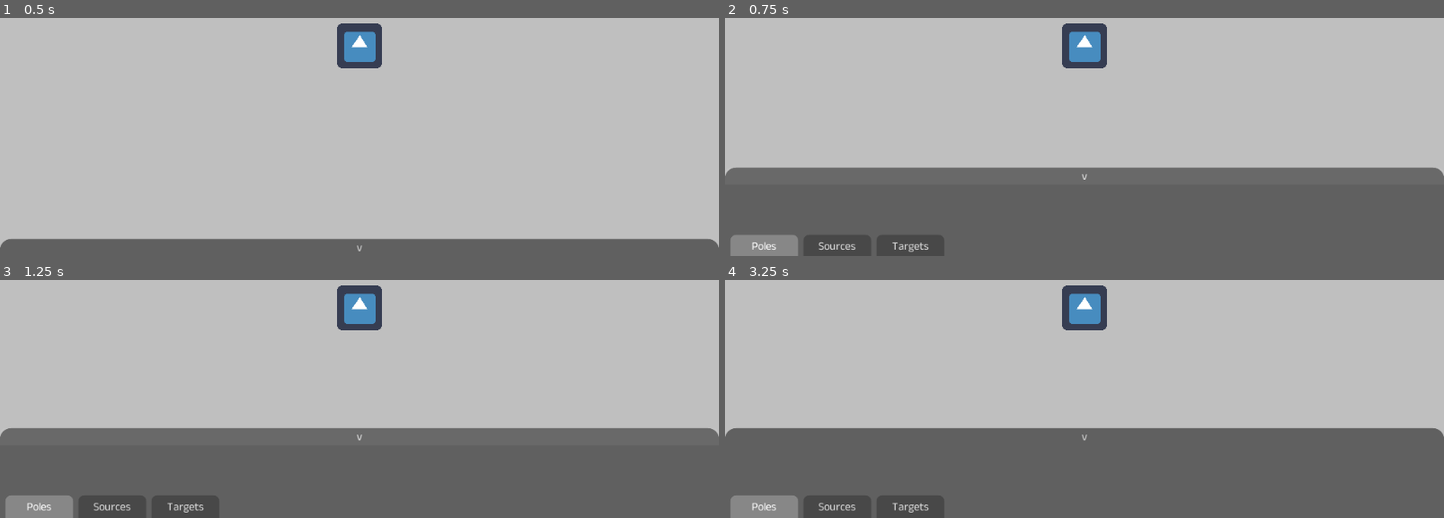
Above: before the commit, frames 1-4 (two rows, left to right).
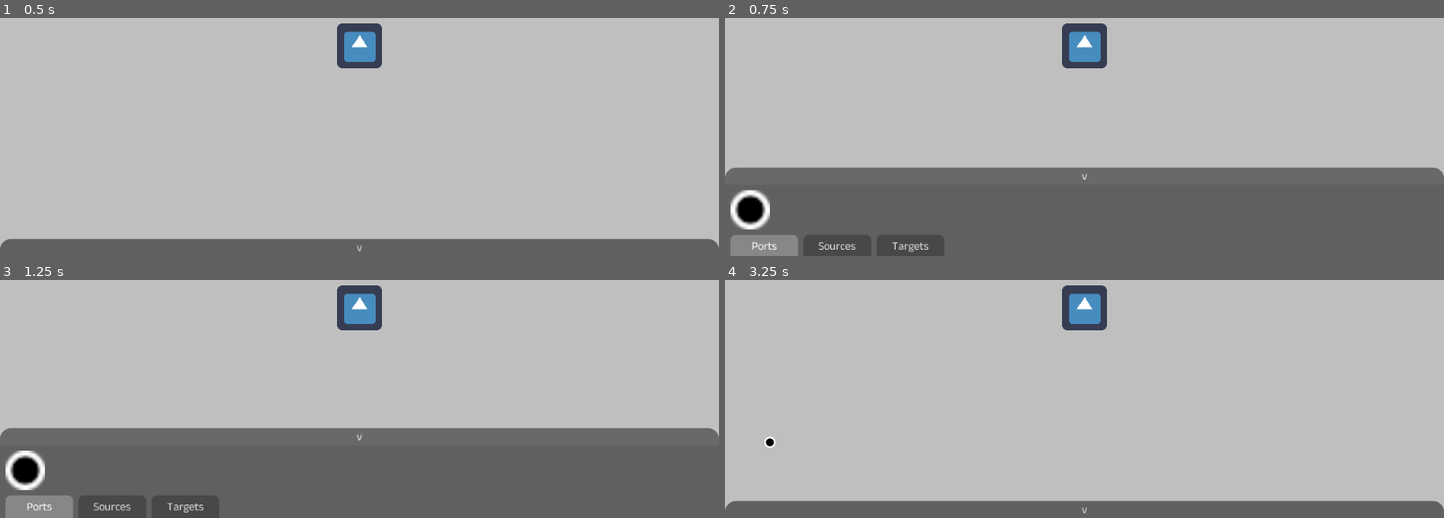
Above: after the commit, the same moments.

Repository: Totobird-Creations/Circuit-Simulator
Game: Godot game, scene res://main/game.tscn
Same seed, same stepped clock (60 frames per second), same inputs: the game is played once before the commit and once after it. The engine's default icon, where the game draws it, is replaced by a stand-in: a white triangle on a blue panel in a dark square.
Inputs (mouse positions are in pixels of both pictures, inside the frame that each line leads up to):
- Up to frame 1 (0.5 s): no input
- Up to frame 2 (0.75 s): click "v" at 0.5 s
- Up to frame 3 (1.25 s): no input
- Up to frame 4 (3.25 s): click (760, 506) at 1.25 s, where only the run before the commit has a clickable "Poles"; click (760, 506) at 2 s, where only the run after the commit has a clickable "Ports"; click (753, 470) at 2.77 s

Frame 1 is identical in both runs. In frame 2, 0.8% of the frame differs, in the area x 0-8%, y 72-98%; in frame 3, 0.8%; in frame 4, 31%, in the area x 0-100%, y 62-100%.

Commit message:
Savepoint;

Diff:
--- a/main/game.tscn
+++ b/main/game.tscn
@@ -1,13 +1,15 @@
-[gd_scene load_steps=16 format=2]
+[gd_scene load_steps=18 format=2]
 
 [ext_resource path="res://main/world/camera.gd" type="Script" id=1]
 [ext_resource path="res://icon.png" type="Texture" id=2]
 [ext_resource path="res://assets/font/AnekMalayalam-Regular.ttf" type="DynamicFontData" id=3]
 [ext_resource path="res://main/interface/build_item.tscn" type="PackedScene" id=4]
-[ext_resource path="res://assets/texture/strutcure/nuclear_plant.png" type="Texture" id=5]
+[ext_resource path="res://assets/texture/strutcure/battery.png" type="Texture" id=5]
+[ext_resource path="res://main/world/structure/port.tscn" type="PackedScene" id=6]
 [ext_resource path="res://main/interface.gd" type="Script" id=7]
 [ext_resource path="res://main/game.gd" type="Script" id=8]
-[ext_resource path="res://main/world/structure/nuclear_plant.tscn" type="PackedScene" id=9]
+[ext_resource path="res://main/world/structure/battery.tscn" type="PackedScene" id=9]
+[ext_resource path="res://assets/texture/strutcure/port.png" type="Texture" id=10]
 
 [sub_resource type="StyleBoxFlat" id=1]
 bg_color = Color( 0, 0, 0, 0.498039 )
@@ -136,11 +138,15 @@
 margin_bottom = 80.0
 size_flags_vertical = 3
 
-[node name="poles" type="HBoxContainer" parent="canvas/interface/build/vertical/buildings"]
+[node name="ports" type="HBoxContainer" parent="canvas/interface/build/vertical/buildings"]
 margin_right = 1008.0
 margin_bottom = 56.0
 size_flags_vertical = 3
 custom_constants/separation = 8
+
+[node name="port" parent="canvas/interface/build/vertical/buildings/ports" instance=ExtResource( 4 )]
+texture = ExtResource( 10 )
+scene = ExtResource( 6 )
 
 [node name="sources" type="HBoxContainer" parent="canvas/interface/build/vertical/buildings"]
 visible = false
@@ -149,7 +155,7 @@
 size_flags_vertical = 3
 custom_constants/separation = 8
 
-[node name="nuclear_plant" parent="canvas/interface/build/vertical/buildings/sources" instance=ExtResource( 4 )]
+[node name="battery" parent="canvas/interface/build/vertical/buildings/sources" instance=ExtResource( 4 )]
 texture = ExtResource( 5 )
 scene = ExtResource( 9 )
 
@@ -167,7 +173,7 @@
 rect_min_size = Vector2( 0, 32 )
 custom_constants/separation = 8
 
-[node name="poles" type="Button" parent="canvas/interface/build/vertical/categories"]
+[node name="ports" type="Button" parent="canvas/interface/build/vertical/categories"]
 margin_right = 96.0
 margin_bottom = 32.0
 rect_min_size = Vector2( 96, 0 )
@@ -175,7 +181,7 @@
 toggle_mode = true
 pressed = true
 group = SubResource( 3 )
-text = "Poles"
+text = "Ports"
 
 [node name="sources" type="Button" parent="canvas/interface/build/vertical/categories"]
 margin_left = 104.0
@@ -218,7 +224,7 @@
 custom_styles/disabled = SubResource( 7 )
 custom_styles/normal = SubResource( 7 )
 
-[connection signal="toggled" from="canvas/interface/build/vertical/categories/poles" to="canvas/interface/build/vertical/buildings/poles" method="set_visible"]
+[connection signal="toggled" from="canvas/interface/build/vertical/categories/ports" to="canvas/interface/build/vertical/buildings/ports" method="set_visible"]
 [connection signal="toggled" from="canvas/interface/build/vertical/categories/sources" to="canvas/interface/build/vertical/buildings/sources" method="set_visible"]
 [connection signal="toggled" from="canvas/interface/build/vertical/categories/targets" to="canvas/interface/build/vertical/buildings/targets" method="set_visible"]
 [connection signal="pressed" from="canvas/interface/build/toggle" to="canvas/interface" method="toggle_build"]
--- /dev/null
+++ b/main/world/structure/battery.tscn
@@ -0,0 +1,25 @@
+[gd_scene load_steps=5 format=2]
+
+[ext_resource path="res://main/world/structure/battery.gd" type="Script" id=1]
+[ext_resource path="res://assets/texture/strutcure/battery.png" type="Texture" id=2]
+[ext_resource path="res://main/world/structure/port.tscn" type="PackedScene" id=3]
+
+[sub_resource type="RectangleShape2D" id=1]
+extents = Vector2( 64, 64 )
+
+[node name="battery" type="Area2D"]
+script = ExtResource( 1 )
+
+[node name="sprite" type="Sprite" parent="."]
+texture = ExtResource( 2 )
+
+[node name="shape" type="CollisionShape2D" parent="."]
+shape = SubResource( 1 )
+
+[node name="in" parent="." instance=ExtResource( 3 )]
+position = Vector2( -64, 0 )
+state = 2
+
+[node name="out" parent="." instance=ExtResource( 3 )]
+position = Vector2( 64, 0 )
+state = 2
--- a/main/world/structure/nuclear_plant.tscn
+++ /dev/null
@@ -1,13 +0,0 @@
-[gd_scene load_steps=3 format=2]
-
-[ext_resource path="res://main/world/structure/nuclear_plant.gd" type="Script" id=1]
-[ext_resource path="res://assets/texture/strutcure/nuclear_plant.png" type="Texture" id=2]
-
-[node name="nuclear_plant" type="Area2D"]
-script = ExtResource( 1 )
-
-[node name="sprite" type="Sprite" parent="."]
-texture = ExtResource( 2 )
-
-[node name="shape" type="CollisionPolygon2D" parent="."]
-polygon = PoolVector2Array( 2, -52.9, 9, -51.9, 9, -50.7, 19, -46.7, 19, -45.6, 23, -43.6, 23, -42.4, 30, -35.4, 30, -33.4, 33, -30.4, 33, -27.4, 35, -25.4, 35, -22.2, 37, -18.2, 37, 0.0999985, 36.3, 3, 54, 4, 54, 54, -4, 54, -4, 37, -23, 34.9, -23, 34, -26, 34, -26, 32.7, -36, 28.7, -36, 27.6, -40, 25.6, -40, 24.4, -47, 17.4, -47, 15.4, -50, 12.4, -50, 9.4, -52, 7.4, -52, 4.2, -54, 0.199997, -54, -18.2, -49.7, -31, -48.7, -31, -46.7, -36, -45.5, -36, -39.5, -44, -37.5, -44, -35.5, -47, -33.2, -47, -25.3, -52, -22.2, -52, -19, -52.8, -19, -54, 2, -54 )
--- /dev/null
+++ b/main/world/structure/port.gd
@@ -0,0 +1 @@
+extends Structure
--- /dev/null
+++ b/main/world/structure/port.tscn
@@ -0,0 +1,10 @@
+[gd_scene load_steps=3 format=2]
+
+[ext_resource path="res://main/world/structure/port.gd" type="Script" id=1]
+[ext_resource path="res://assets/texture/strutcure/port.png" type="Texture" id=2]
+
+[node name="port" type="Area2D"]
+script = ExtResource( 1 )
+
+[node name="sprite" type="Sprite" parent="."]
+texture = ExtResource( 2 )
--- a/main/world/structure/strutcure.gd
+++ b/main/world/structure/strutcure.gd
@@ -5,13 +5,15 @@
 
 enum State {
 	PENDING,
-	STATIONARY
+	WORLD,
+	LOCKED
 }
-var state : int = State.PENDING
+export(State) var state : int = State.PENDING
 
 
 
 func _physics_process(_delta : float) -> void:
 	match (state):
 		State.PENDING:
-			global_position = get_global_mouse_position()
+			var mouse := get_global_mouse_position() / 128.0
+			global_position = Vector2(floor(mouse.x), floor(mouse.y)) * 128.0 + Vector2(64.0, 64.0)
Binary file added: assets/texture/strutcure/battery.png
Not shown, changed: assets/texture/strutcure/battery.png.import
Binary file removed: assets/texture/strutcure/nuclear_plant.png
Binary file added: assets/texture/strutcure/port.png
Not shown, changed: assets/texture/strutcure/port.png.import
Binary file removed: assets/texture/strutcure/solar_panel.png
Renamed: main/world/structure/nuclear_plant.gd -> main/world/structure/battery.gd
